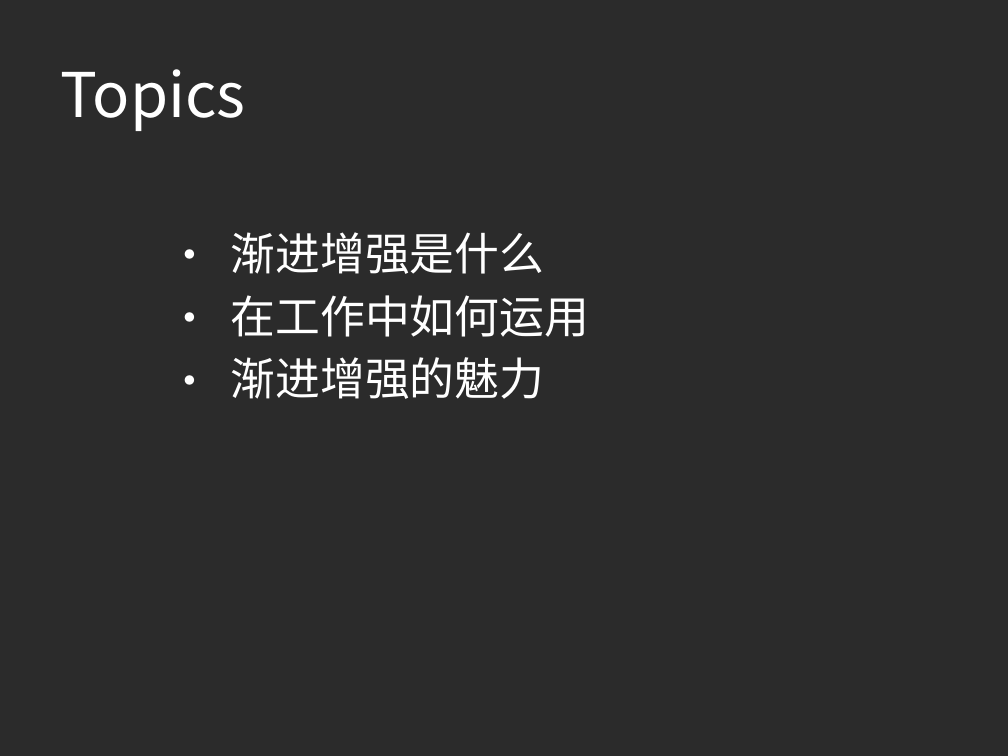
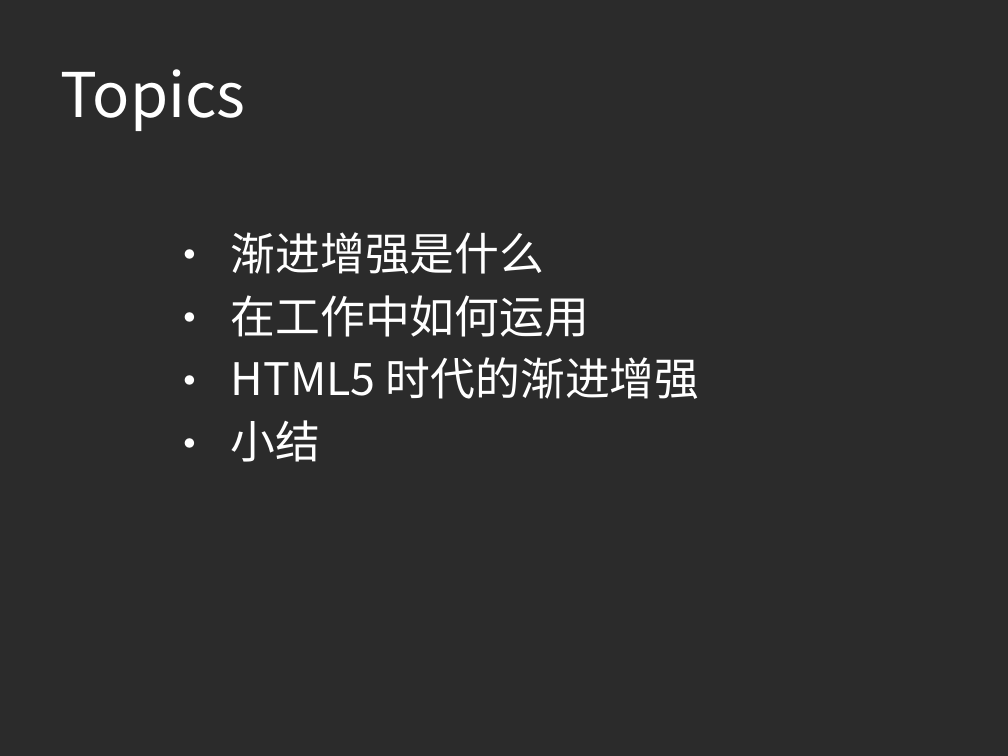
Before and after one commit to ilife5/lifesinger.github.com, a slide deck: slide 2 of share/2010/201012_Progressive-Enhancement.pptx. Drawn at 1008x756 pixels with LibreOffice and Linux fonts; fonts in the diff are those of the drawing; background and template pictures are left out; a plain dark background stands for a picture behind light text. Boxes give left, top, right and bottom in pixels: in the first picture for what was removed or moved away, otherwise in the second. Text is boxed around its words. In the diff, an @@ line names an element or a change of style, - is before the commit and + after.

```diff
--- a/share/2010/201012_Progressive-Enhancement.pptx
+++ b/share/2010/201012_Progressive-Enhancement.pptx
@@ text at <box>231,357,700,462</box>: text changed @@
-3. 渐进增强的魅力
+3. HTML5 时代的渐进增强
+4. 小结
```
Also in this commit, not shown: 8 other slides changed, 4 slides added, 1 slide removed.
